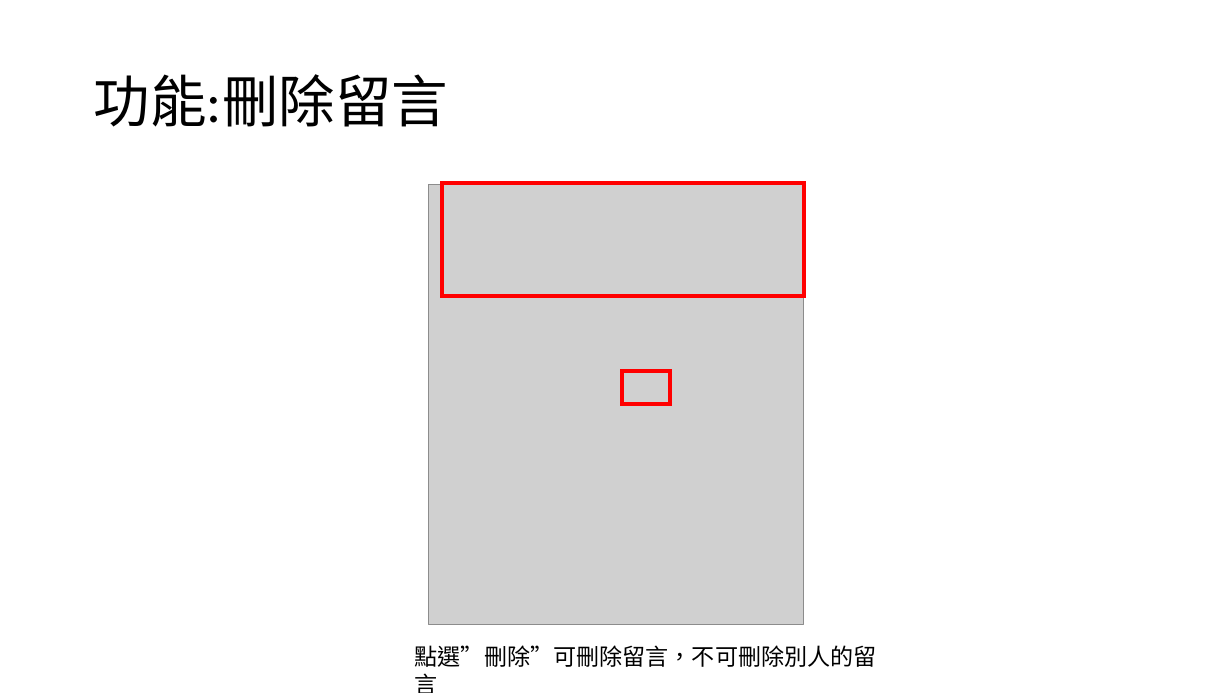
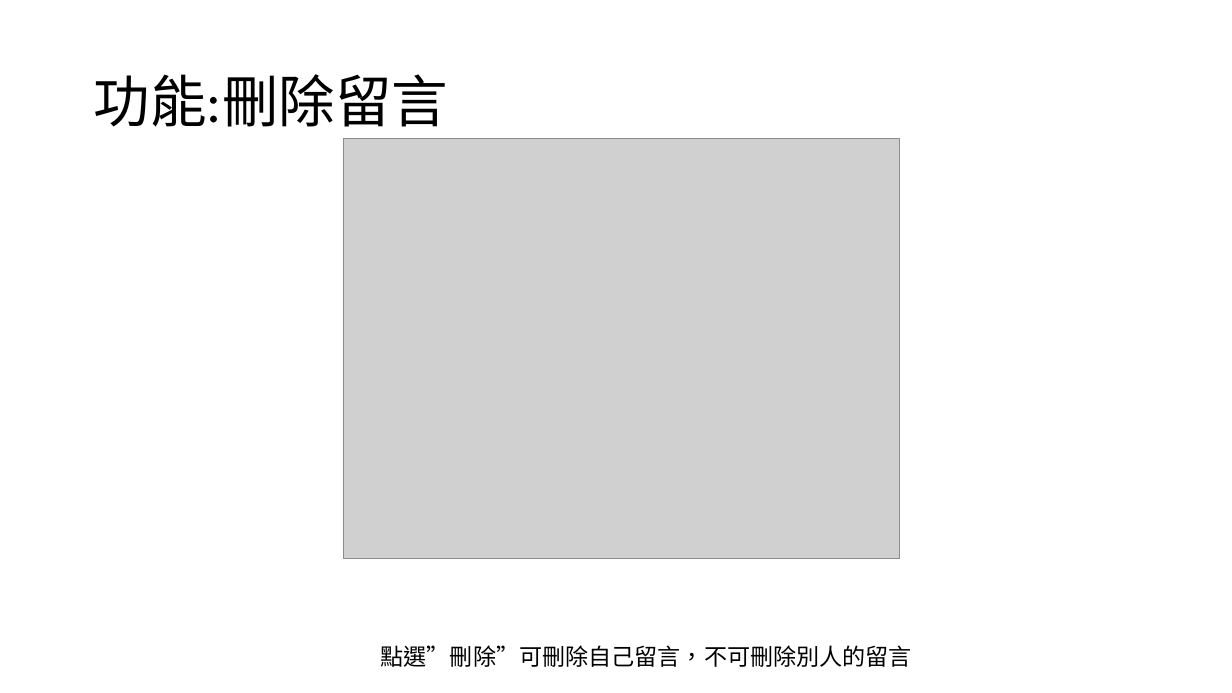
Before and after one commit to huxanya01/bulletin_laravel_vue, a slide deck: slide 10 of 作品留言板.pptx (slide 9 before the commit). Drawn at 1232x693 pixels with LibreOffice and Linux fonts; fonts in the diff are those of the drawing; grey boxes stand for pictures. Boxes give left, top, right and bottom in pixels: in the first picture for what was removed or moved away, otherwise in the second. Text is boxed around its words. In the diff, an @@ line names an element or a change of style, - is before the commit and + after.

```diff
--- a/作品留言板.pptx
+++ b/作品留言板.pptx
@@ picture: place and size @@
-picture at [428,185,804,625]
+picture at [344,139,899,558]
@@ rectangle removed at [442,183,804,296] @@
@@ rectangle removed at [623,372,671,405] @@
@@ text at [381,645,912,667]: text changed @@
-點選”刪除”可刪除留言，不可刪除別人的留言
+點選”刪除”可刪除自己留言，不可刪除別人的留言
```
Also in this commit, not shown: 7 other slides changed, 1 slide added, 1 other file.
